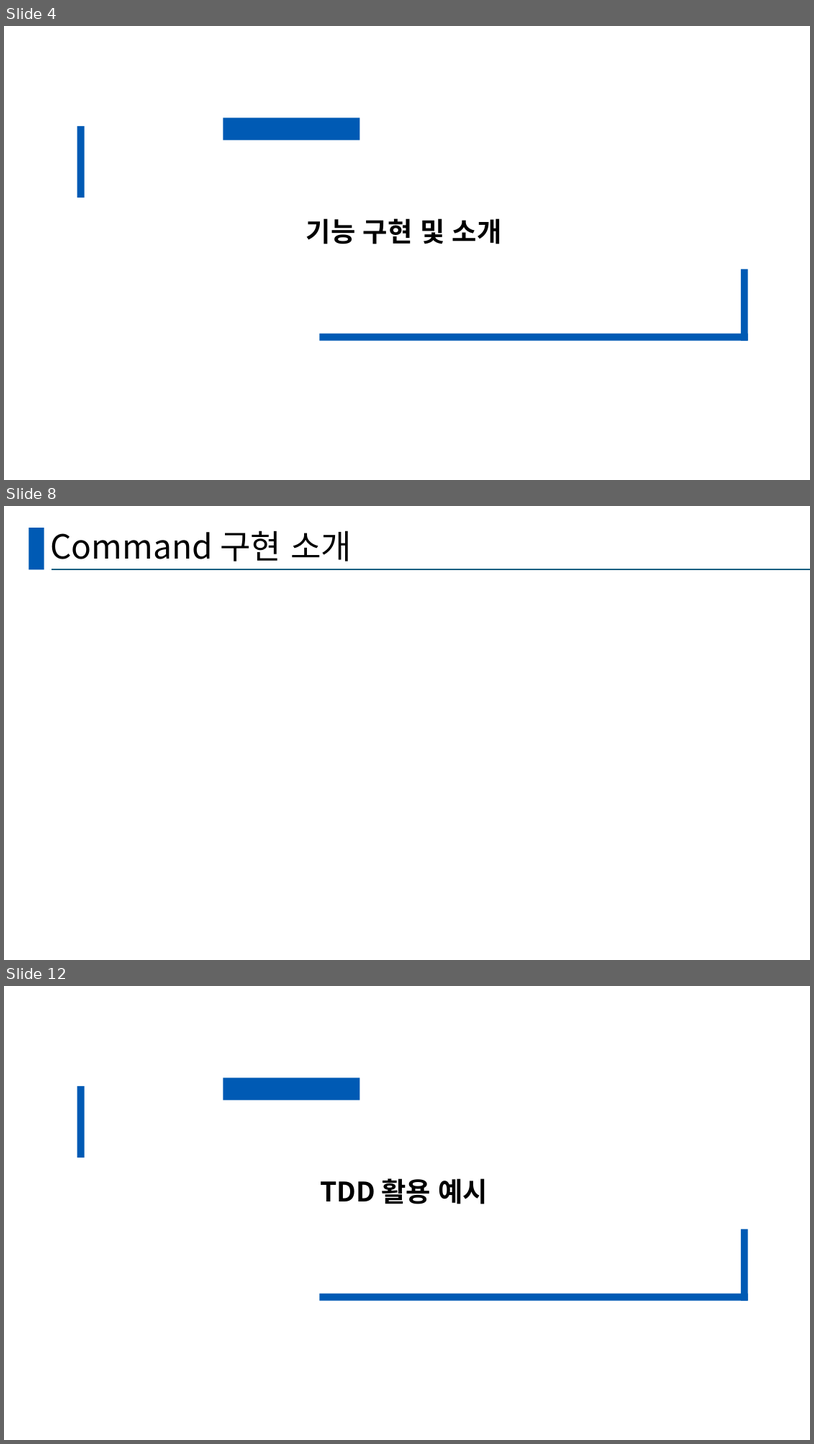
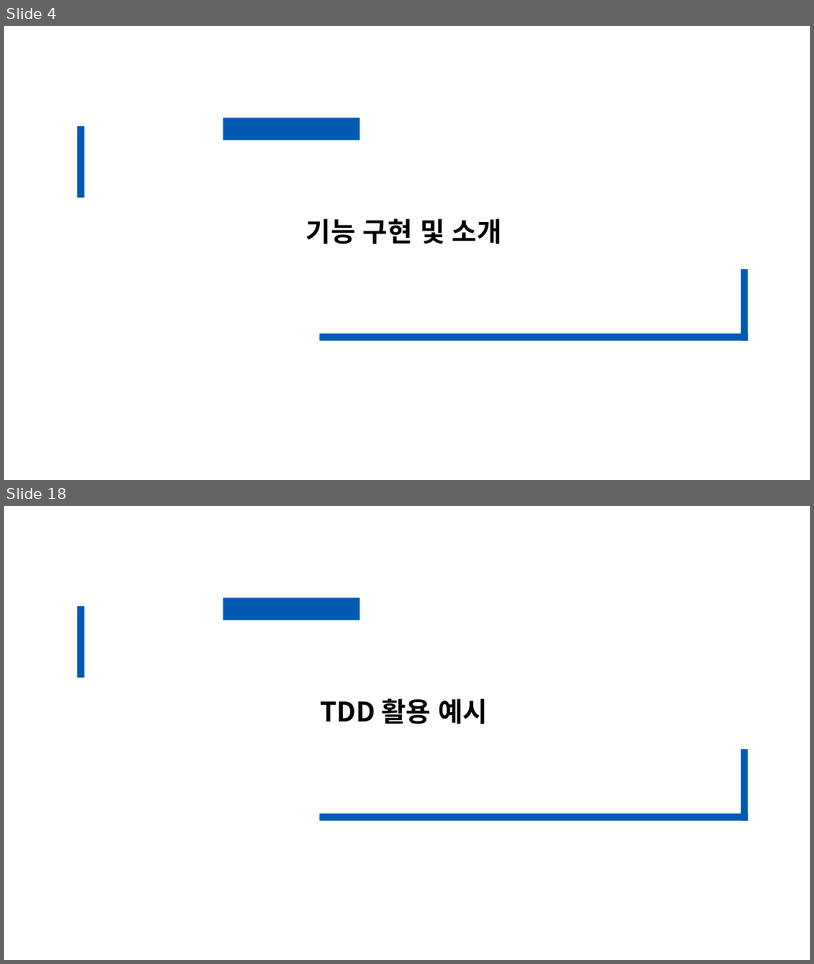
Before and after one commit to seungjun611/CRA_TeamProject_SSD, a slide deck: TeamProjectPPT.pptx. Shown one above the other, each under a label of ours: slides 4, 8 and 12 before the commit, slides 4 and 18 after it; the slides between them are not shown. The pictures are 814x1444 and 814x964 pixels, drawn with LibreOffice and Linux fonts; fonts in the diff are those of the drawing. Boxes give left, top, right and bottom in pixels: in the first picture for what was removed or moved away, otherwise in the second. Text is boxed around its words. In the diff, an @@ line names an element or a change of style, - is before the commit and + after.

```diff
--- a/TeamProjectPPT.pptx
+++ b/TeamProjectPPT.pptx
@@ slide 8 removed at (4, 506, 810, 960), background #FFFFFF @@
@@ rectangle removed at (28, 528, 44, 569) @@
@@ title removed at (50, 530, 352, 561) @@
-Command 구현 소개
@@ line removed from (52, 569) to (810, 569) @@
@@ what was slide 12 is now slide 18 @@
```
Also in this commit, not shown: 5 slides changed, 20 slides added, 5 other slides removed.
